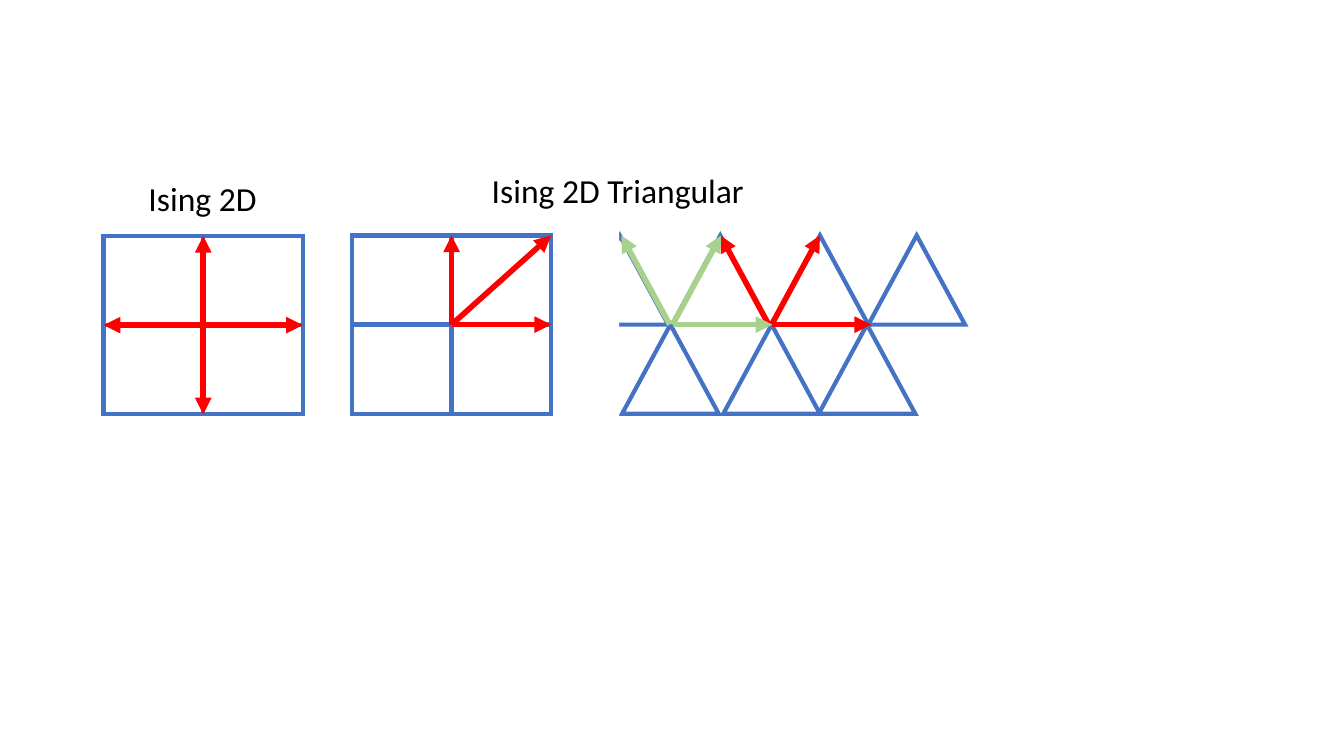
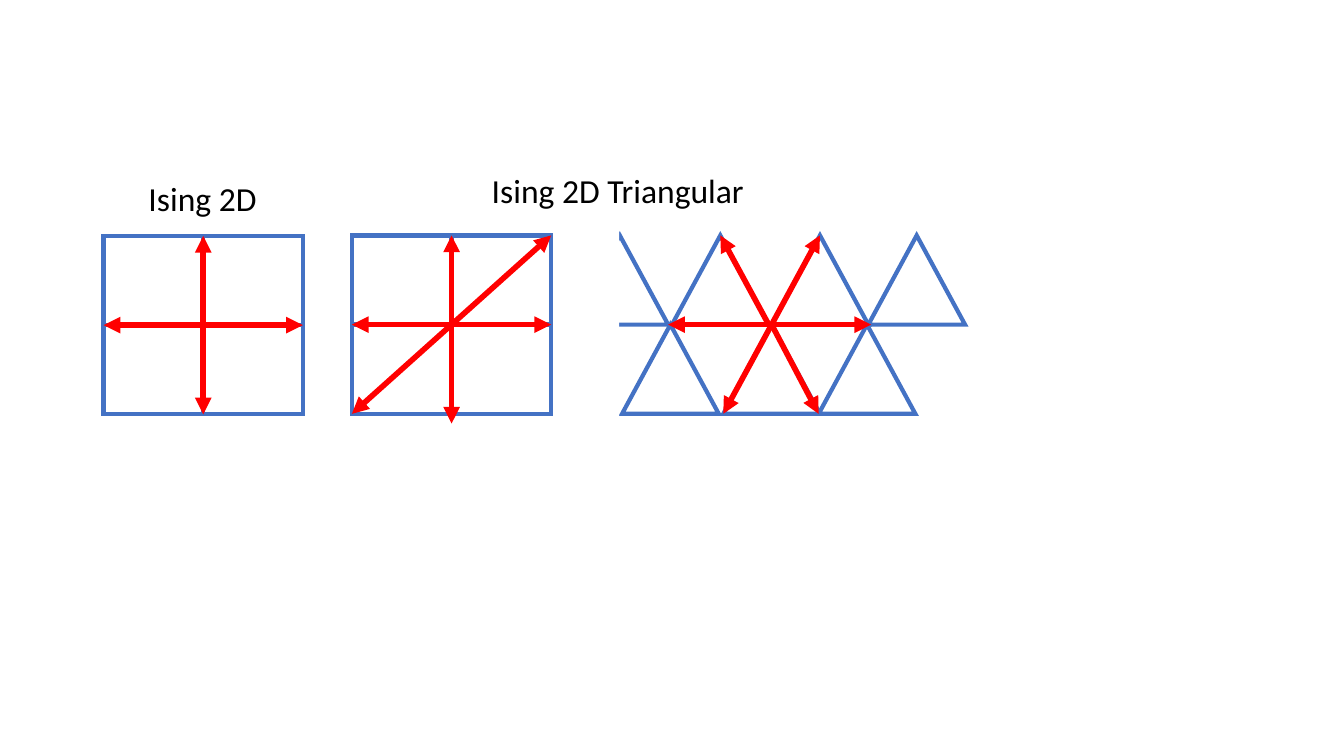
Before and after one commit to thomasgredig/MonteCarlo-Ising2D, a slide deck: slide 1 of images/Ising2D-Model.pptx. Drawn at 1344x756 pixels with LibreOffice and Linux fonts; fonts in the diff are those of the drawing. Boxes give left, top, right and bottom in pixels: in the first picture for what was removed or moved away, otherwise in the second. Text is boxed around its words. In the diff, an @@ line names an element or a change of style, - is before the commit and + after.

```diff
--- a/images/Ising2D-Model.pptx
+++ b/images/Ising2D-Model.pptx
@@ arrow removed from (669, 325) to (621, 236) @@
@@ arrow added from (452, 325) to (352, 325), #FF0000 4 pt @@
@@ arrow added from (452, 325) to (352, 414), #FF0000 4 pt @@
@@ arrow added from (452, 325) to (452, 423), #FF0000 4 pt @@
@@ arrow moved from (673, 325) - (772, 325) to (772, 325) - (668, 325) @@
@@ arrow (772, 325) - (668, 325): stroke #A9D18E 4 pt to #FF0000 4 pt @@
@@ arrow moved from (673, 325) - (721, 236) to (772, 325) - (724, 414) @@
@@ arrow (772, 325) - (724, 414): stroke #A9D18E 4 pt to #FF0000 4 pt @@
@@ arrow added from (772, 325) to (819, 414), #FF0000 4 pt @@
```
Also in this commit, not shown: 9 other files.
